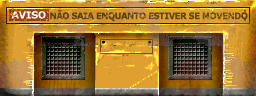
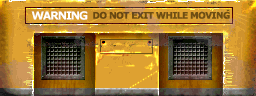
Before/after of a 256×96 layered artwork. What changed in the layer stack:
hid group "PT-BR" (5 layers) over [left=6, top=6, right=250, bottom=26]
renamed "Texto" to "Text", moved it into group "Editable" over [left=11, top=10, right=248, bottom=21]
removed group "Sobreposições" (3 layers) from group "PT-BR" over [left=6, top=6, right=250, bottom=26]
removed layer "Sobreposição 3" from group "Sobreposições" over [left=244, top=10, right=246, bottom=21]
removed layer "Sobreposição 2" from group "Sobreposições" over [left=9, top=9, right=49, bottom=21]
removed layer "Sobreposição" from group "Sobreposições" over [left=6, top=6, right=250, bottom=26]
showed group "Recriation" (4 layers) over [left=24, top=6, right=235, bottom=26]
added group "Text" (2nd of 2, in "Translations" › "Recriation") with 2 layers in group "Recriation" over [left=31, top=11, right=230, bottom=20]
moved "DO NOT EXIT WHILE MOVING" into group "Text" over [left=93, top=11, right=230, bottom=19]
moved "WARNING" into group "Text" over [left=31, top=11, right=88, bottom=20]
